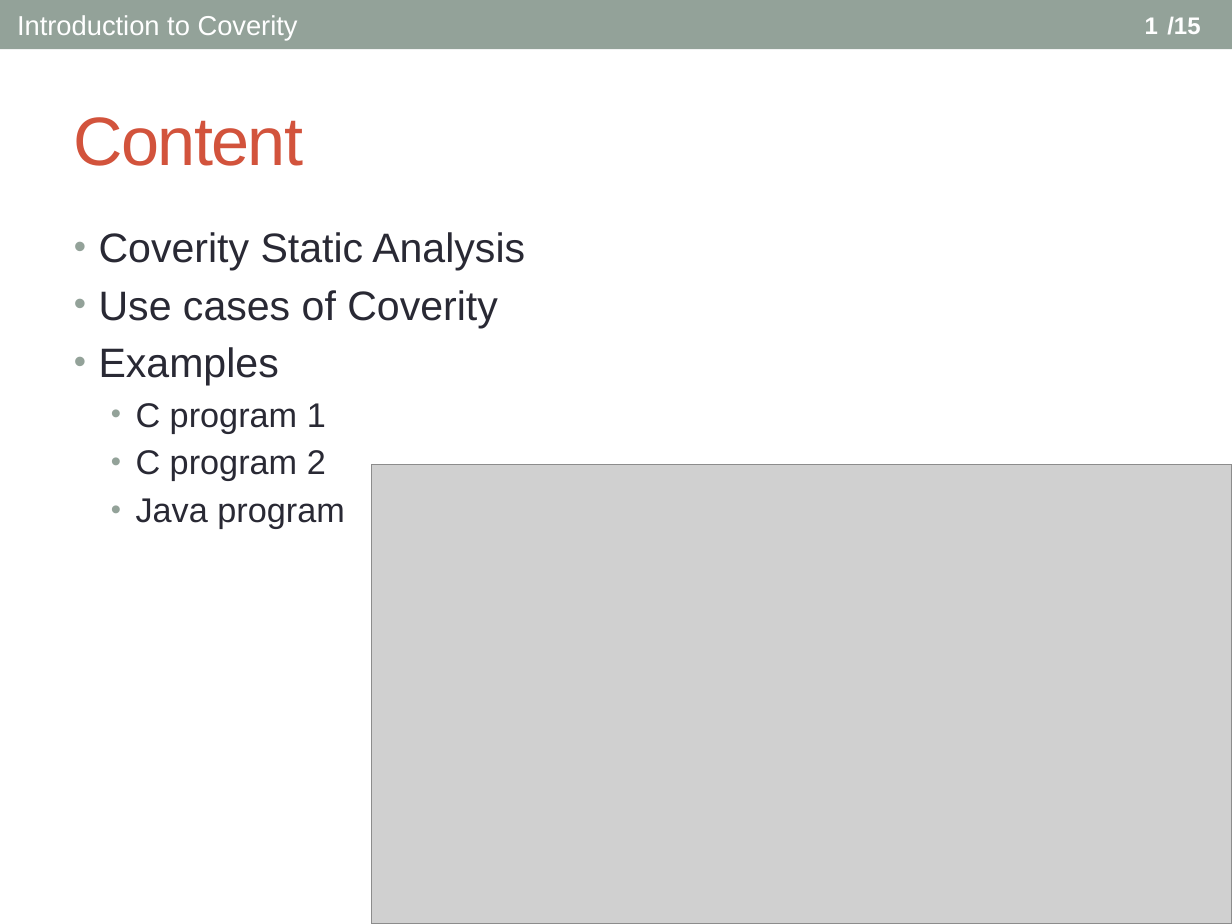
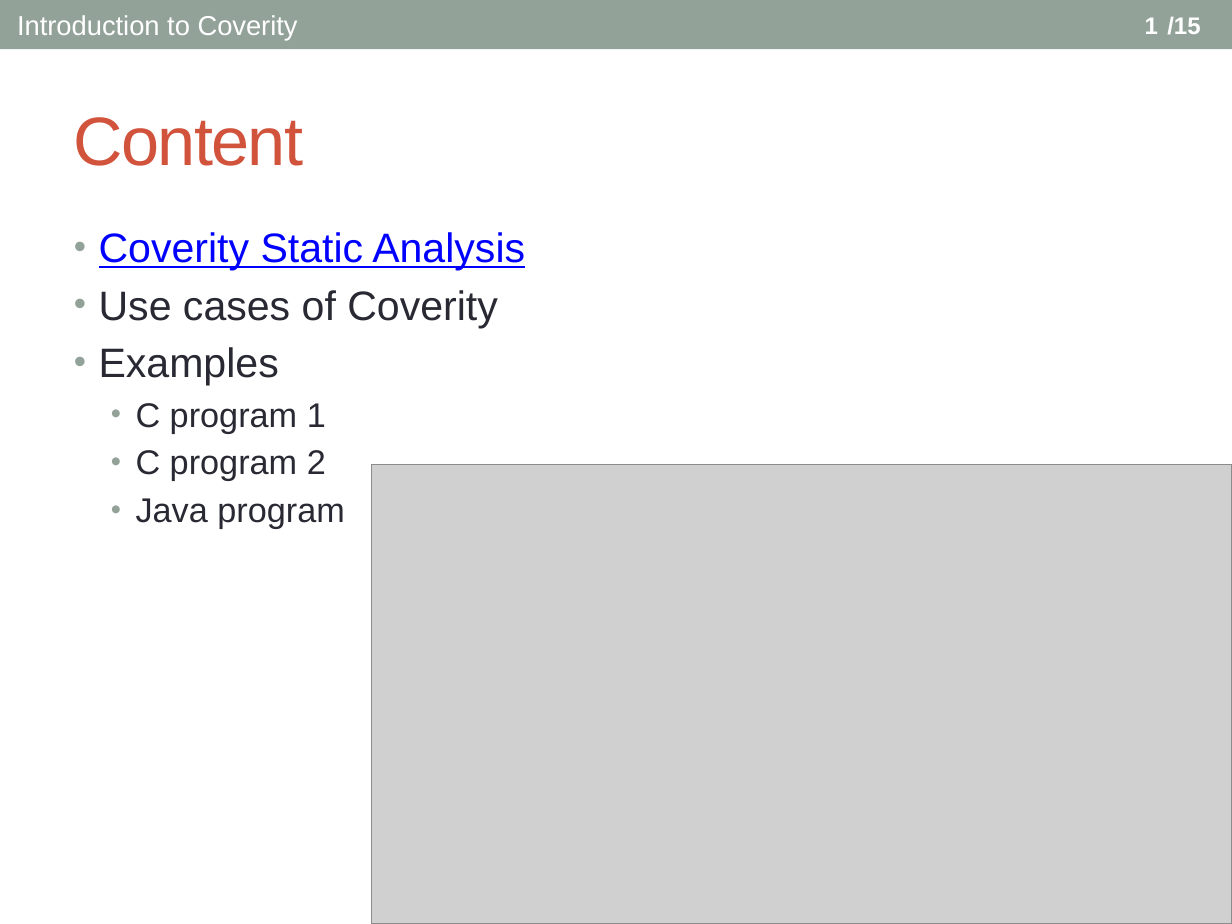
Before and after one commit to swtv-kaist/cs40508-fall26, a slide deck: slide 2 of 3-clang-llvm/lec15-coverity-v2.pptx. Drawn at 1232x924 pixels with LibreOffice and Linux fonts; fonts in the diff are those of the drawing; grey boxes stand for pictures. Boxes give left, top, right and bottom in pixels: in the first picture for what was removed or moved away, otherwise in the second. Text is boxed around its words. In the diff, an @@ line names an element or a change of style, - is before the commit and + after.

```diff
--- a/3-clang-llvm/lec15-coverity-v2.pptx
+++ b/3-clang-llvm/lec15-coverity-v2.pptx
@@ text at (99,232,525,271): text colour #292934 to #0000FF, underline on in "Coverity Static Analysis" @@
```
Also in this commit, not shown: 1 other slide changed, 1 other file.
